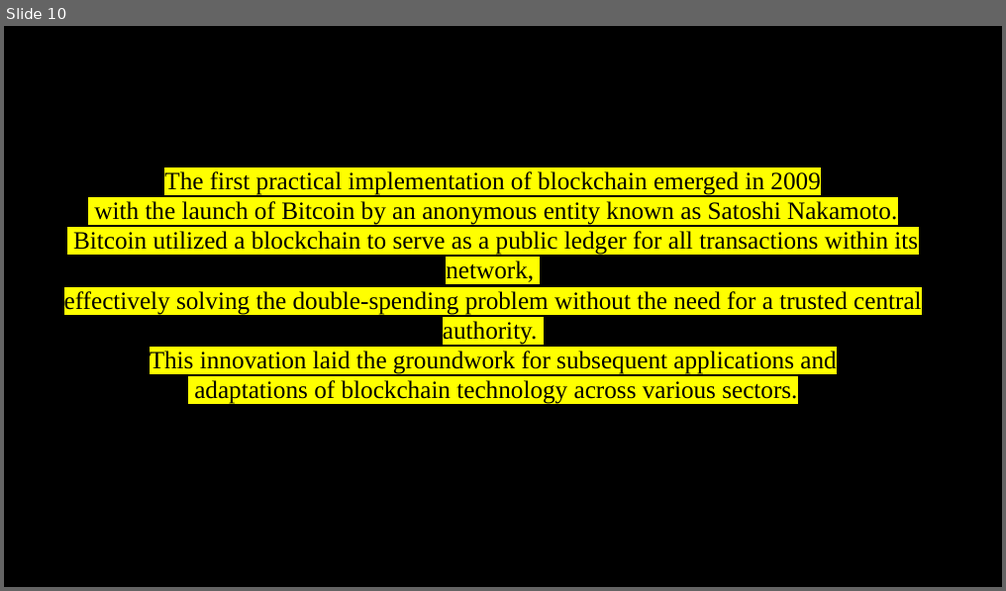
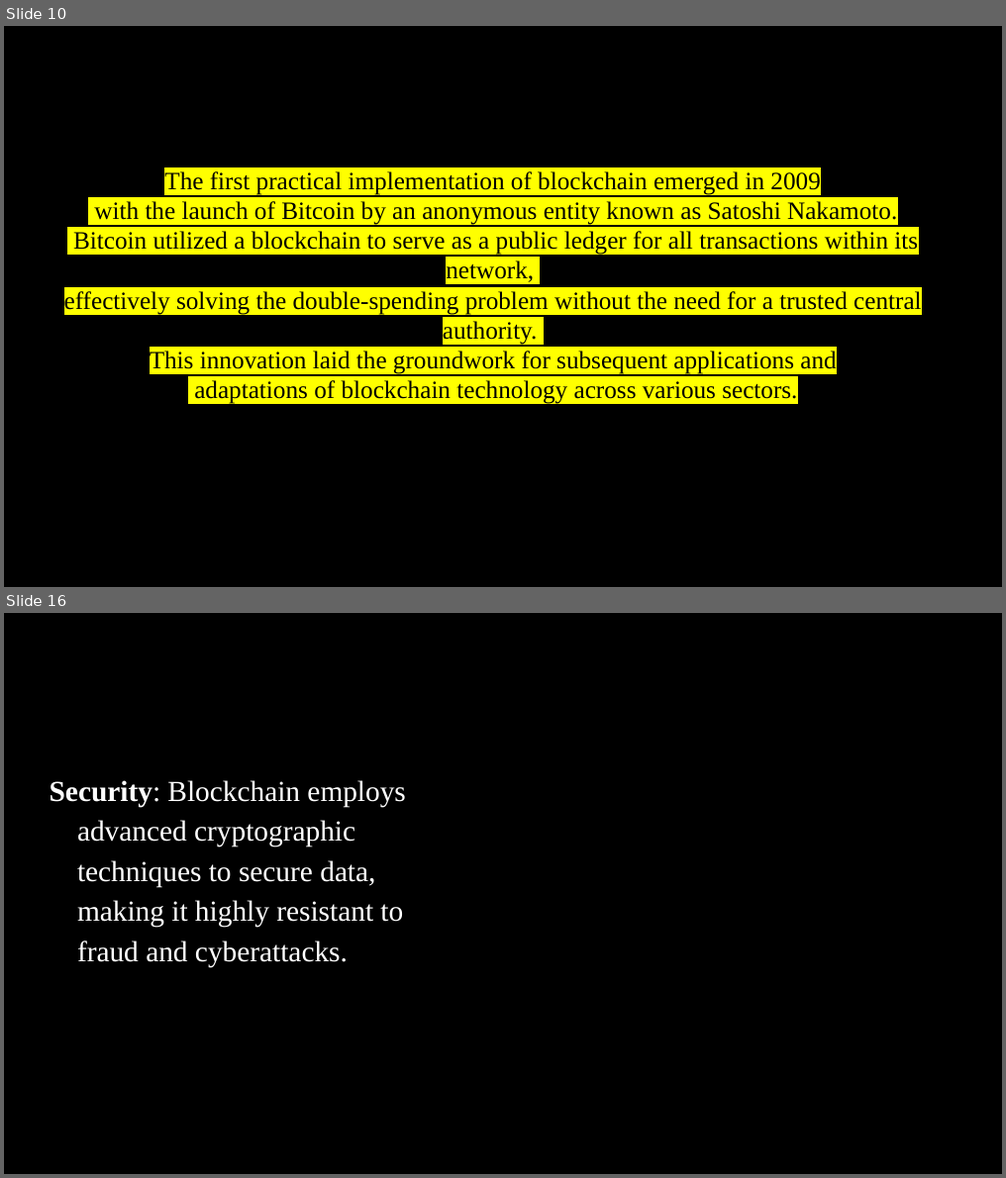
Before and after one commit to VaishakRajesh/seminar, a slide deck: Presentation Seminar.pptx. Shown one above the other, each under a label of ours: slide 10 before the commit, slides 10 and 16 after it; the slides between them are not shown. The pictures are 1006x591 and 1006x1178 pixels, drawn with LibreOffice and Linux fonts; fonts in the diff are those of the drawing; background and template pictures are left out. Boxes give left, top, right and bottom in pixels: in the first picture for what was removed or moved away, otherwise in the second. Text is boxed around its words. In the diff, an @@ line names an element or a change of style, - is before the commit and + after.

```diff
--- a/Presentation Seminar.pptx
+++ b/Presentation Seminar.pptx
@@ slide 16 added at (4,613,1002,1174), background picture (left out) @@
@@ text added at (50,780,405,967), 28 pt, text #FFFFFF @@
+Security: Blockchain employs advanced cryptographic techniques to secure data, making it highly resistant to fraud and cyberattacks.
```
Also in this commit, not shown: 10 other slides added, 17 other files.
